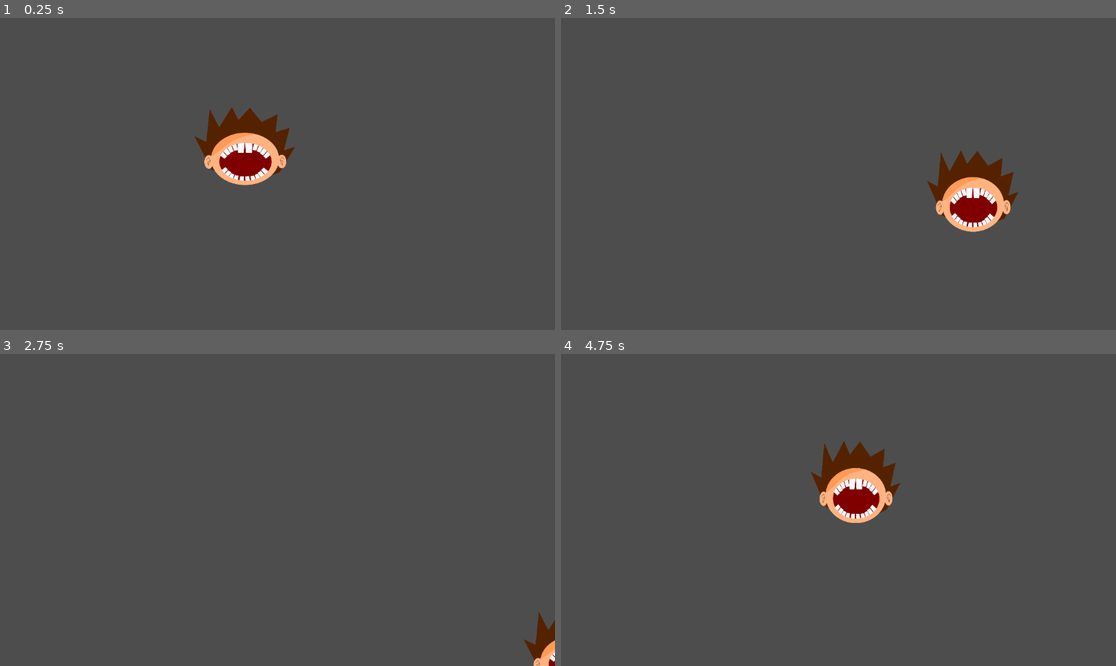
Above: before the commit, frames 1-4 (two rows, left to right).
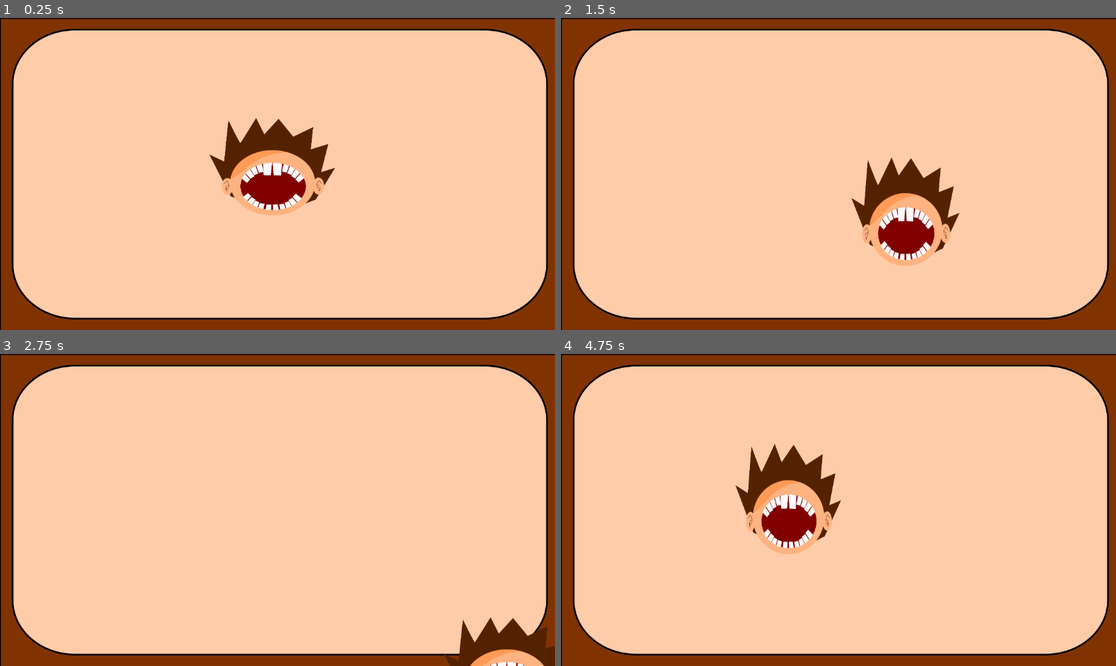
Above: after the commit, the same moments.

Repository: NitroXen/PizzBurMan
Game: Godot game, scene res://Scenes/game.tscn
Two runs of this game, one before a commit and one after it. Both use one fixed random seed, a clock stepped at 60 frames per second and the inputs below. The project has no main scene, so this scene is started directly.
Inputs:
- Up to frame 1 (0.25 s): no input
- Up to frame 2 (1.5 s): tap Enter at 0.5 s; hold Right (right) 0.53-1.28 s; hold Space (dash) 0.53-1.28 s; hold Down (down) from 1.28 s (still down); tap Space (dash) at 1.35 s
- Up to frame 3 (2.75 s): release Down (down) at 2.03 s; hold Right (right) from 2.03 s (still down); hold Space (dash) from 2.03 s (still down)
- Up to frame 4 (4.75 s): release Right (right) at 2.78 s; release Space (dash) at 2.78 s; hold Up (up) 2.78-3.53 s; tap Space (dash) at 2.85, 4.35 s; hold Space (dash) 3.53-4.28 s; hold Left (left) from 3.53 s (still down)

The runs differ from the first frame. In frame 1, 100% of the frame differs, in the area x 0-100%, y 0-100%; in frame 2, 100%; in frame 3, 100%; in frame 4, 100%.

Commit message:
renew player

Diff:
--- a/Scenes/game.tscn
+++ b/Scenes/game.tscn
@@ -1,8 +1,19 @@
-[gd_scene load_steps=2 format=3 uid="uid://bicxbufqv1og6"]
+[gd_scene load_steps=5 format=3 uid="uid://bicxbufqv1og6"]
 
-[ext_resource type="PackedScene" uid="uid://b7t5e84qw1w12" path="res://Scenes/player.tscn" id="1_ebmjs"]
+[ext_resource type="PackedScene" uid="uid://c0n7metfq4hyl" path="res://Scenes/player.tscn" id="1_ebmjs"]
+[ext_resource type="Texture2D" uid="uid://ceonep4ln00hp" path="res://assets/Campo.svg" id="1_qxrlw"]
+[ext_resource type="Script" uid="uid://2pvjtafoi6er" path="res://Scripts/player.gd" id="3_wrm1d"]
+[ext_resource type="PackedScene" uid="uid://bg53aedutdx68" path="res://Components/respawn_component.tscn" id="4_3dryh"]
 
 [node name="Game" type="Node2D"]
 
+[node name="Sprite2D" type="Sprite2D" parent="."]
+position = Vector2(580, 325)
+scale = Vector2(0.604167, 0.611111)
+texture = ExtResource("1_qxrlw")
+
 [node name="Player" parent="." instance=ExtResource("1_ebmjs")]
-position = Vector2(508, 266)
+position = Vector2(565, 309)
+script = ExtResource("3_wrm1d")
+
+[node name="RespawnComponent" parent="." instance=ExtResource("4_3dryh")]
--- a/Scenes/player.tscn
+++ b/Scenes/player.tscn
@@ -1,15 +1,68 @@
-[gd_scene load_steps=7 format=3 uid="uid://b7t5e84qw1w12"]
+[gd_scene load_steps=11 format=3 uid="uid://c0n7metfq4hyl"]
 
-[ext_resource type="Script" uid="uid://2pvjtafoi6er" path="res://Scripts/player.gd" id="1_cvnsp"]
+[ext_resource type="Texture2D" uid="uid://c4lx8b8tqbf45" path="res://assets/GEat1.svg" id="1_fkybt"]
 [ext_resource type="Texture2D" uid="uid://bkevcxk6qctbk" path="res://assets/GReady.svg" id="1_v0iea"]
+[ext_resource type="Texture2D" uid="uid://cvkvwyum1a86n" path="res://assets/GEat2.svg" id="2_x3wgy"]
 [ext_resource type="PackedScene" uid="uid://b4bjla2uorl6d" path="res://Components/health_component.tscn" id="3_6t5aa"]
+[ext_resource type="PackedScene" uid="uid://egsar7kbkbkq" path="res://Components/hitbox_component.tscn" id="5_3smsa"]
 
-[sub_resource type="Animation" id="Animation_vgqql"]
+[sub_resource type="SpriteFrames" id="SpriteFrames_8erm5"]
+animations = [{
+"frames": [{
+"duration": 0.8,
+"texture": ExtResource("1_fkybt")
+}, {
+"duration": 0.8,
+"texture": ExtResource("2_x3wgy")
+}, {
+"duration": 0.8,
+"texture": ExtResource("1_fkybt")
+}, {
+"duration": 0.8,
+"texture": ExtResource("2_x3wgy")
+}, {
+"duration": 0.8,
+"texture": ExtResource("1_fkybt")
+}],
+"loop": true,
+"name": &"Eating",
+"speed": 5.0
+}, {
+"frames": [{
+"duration": 1.0,
+"texture": ExtResource("1_v0iea")
+}],
+"loop": true,
+"name": &"default",
+"speed": 5.0
+}]
+
+[sub_resource type="CapsuleShape2D" id="CapsuleShape2D_f1ek2"]
+radius = 77.0
+height = 276.0
+
+[sub_resource type="Animation" id="Animation_fkybt"]
+resource_name = "move_dash"
+length = 0.5
+tracks/0/type = "value"
+tracks/0/imported = false
+tracks/0/enabled = true
+tracks/0/path = NodePath("AnimatedSprite2D:scale")
+tracks/0/interp = 1
+tracks/0/loop_wrap = true
+tracks/0/keys = {
+"times": PackedFloat32Array(0, 0.25, 0.5),
+"transitions": PackedFloat32Array(1, 1, 1),
+"update": 0,
+"values": [Vector2(1, 1), Vector2(0.7, 1.25), Vector2(1, 1)]
+}
+
+[sub_resource type="Animation" id="Animation_x3wgy"]
 length = 0.001
 tracks/0/type = "value"
 tracks/0/imported = false
 tracks/0/enabled = true
-tracks/0/path = NodePath("Sprite2D:scale")
+tracks/0/path = NodePath("AnimatedSprite2D:scale")
 tracks/0/interp = 1
 tracks/0/loop_wrap = true
 tracks/0/keys = {
@@ -19,40 +72,29 @@
 "values": [Vector2(1, 1)]
 }
 
-[sub_resource type="Animation" id="Animation_6t5aa"]
-resource_name = "move_dash"
-length = 0.5
-tracks/0/type = "value"
-tracks/0/imported = false
-tracks/0/enabled = true
-tracks/0/path = NodePath("Sprite2D:scale")
-tracks/0/interp = 2
-tracks/0/loop_wrap = true
-tracks/0/keys = {
-"times": PackedFloat32Array(0, 0.25, 0.5),
-"transitions": PackedFloat32Array(1, 1, 1),
-"update": 0,
-"values": [Vector2(1, 1), Vector2(0.8, 1.1), Vector2(1, 1)]
+[sub_resource type="AnimationLibrary" id="AnimationLibrary_3smsa"]
+_data = {
+&"RESET": SubResource("Animation_x3wgy"),
+&"move_dash": SubResource("Animation_fkybt")
 }
 
-[sub_resource type="AnimationLibrary" id="AnimationLibrary_fkybt"]
-_data = {
-&"RESET": SubResource("Animation_vgqql"),
-&"move_dash": SubResource("Animation_6t5aa")
-}
+[node name="Player" type="Area2D"]
+scale = Vector2(0.5, 0.5)
 
-[node name="Player" type="CharacterBody2D"]
-scale = Vector2(0.4, 0.4)
-collision_mask = 0
-motion_mode = 1
-script = ExtResource("1_cvnsp")
-
-[node name="Sprite2D" type="Sprite2D" parent="."]
-texture = ExtResource("1_v0iea")
+[node name="AnimatedSprite2D" type="AnimatedSprite2D" parent="."]
+sprite_frames = SubResource("SpriteFrames_8erm5")
+autoplay = "default"
 
 [node name="HealthComponent" parent="." instance=ExtResource("3_6t5aa")]
 
+[node name="HitboxComponent" parent="." instance=ExtResource("5_3smsa")]
+
+[node name="CollisionShape2D" type="CollisionShape2D" parent="HitboxComponent"]
+position = Vector2(4, 85)
+rotation = 1.5708
+shape = SubResource("CapsuleShape2D_f1ek2")
+
 [node name="AnimationPlayer" type="AnimationPlayer" parent="."]
 libraries = {
-&"": SubResource("AnimationLibrary_fkybt")
+&"": SubResource("AnimationLibrary_3smsa")
 }
--- a/Scripts/player.gd
+++ b/Scripts/player.gd
@@ -1,4 +1,4 @@
-extends CharacterBody2D
+extends Area2D
 
 @export var speed = 200
 @export var dash_duration = 0.5
@@ -7,27 +7,29 @@
 var is_dashing = false
 var dash_direction = Vector2.ZERO
 var dash_timer = 0.0
-
+var dir = Vector2.ZERO
+var vel = Vector2.ZERO
 
 
 func _physics_process(delta: float) -> void:
-	var dir = Input.get_vector("left","right","up","down")
+	dir = Input.get_vector("left","right","up","down")
 	if dir.length() > 0:
 		dir = dir.normalized()
 	if is_dashing:
 		dash_timer += delta
-		velocity = dash_direction * 600
+		vel = dash_direction * 600
 		$AnimationPlayer.play("move_dash")
 		if dash_timer > dash_duration:
 			dash_timer = 0.0
 			is_dashing = false
-			velocity = Vector2.ZERO
+			vel = Vector2.ZERO
 	else:
-		velocity = dir * speed
-	move_and_slide()
+		vel = dir * speed
+	position += vel*delta
+	position = position.clamp(Vector2.ZERO, get_viewport_rect().size)
 
 func _unhandled_input(event: InputEvent) -> void:
-	if event.is_action_pressed("dash"):
+	if event.is_action_pressed("dash") and dir != Vector2.ZERO:
 		is_dashing = true
 		dash_direction = Input.get_vector("left", "right", "up", "down")
 		if dash_direction.length() == 0:
